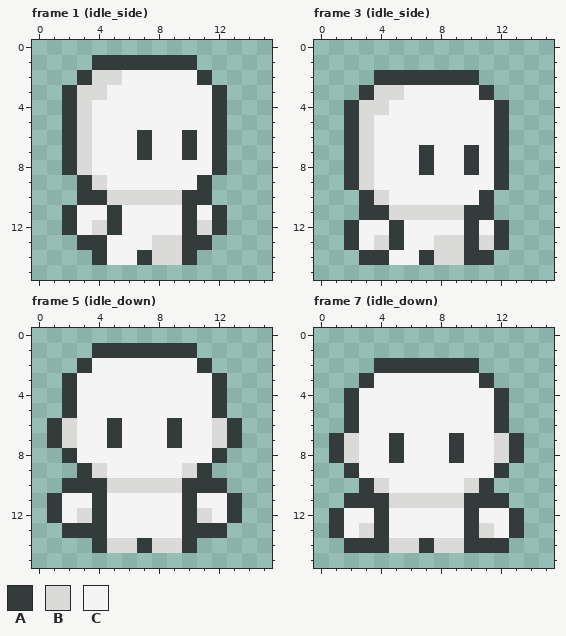
Pixel-art file: src/main/resources/sprites/entities/player.aseprite. The picture above was drawn from the file before the commit.
16x16 pixels, 60 frames. Shown: frame 1 (idle_side), frame 3 (idle_side), frame 5 (idle_down), frame 7 (idle_down). The commit also changed other frames, which this record leaves out.
Palette (. is transparent): A #333c3a  B #dadad8  C #f4f4f4
And afterwards:
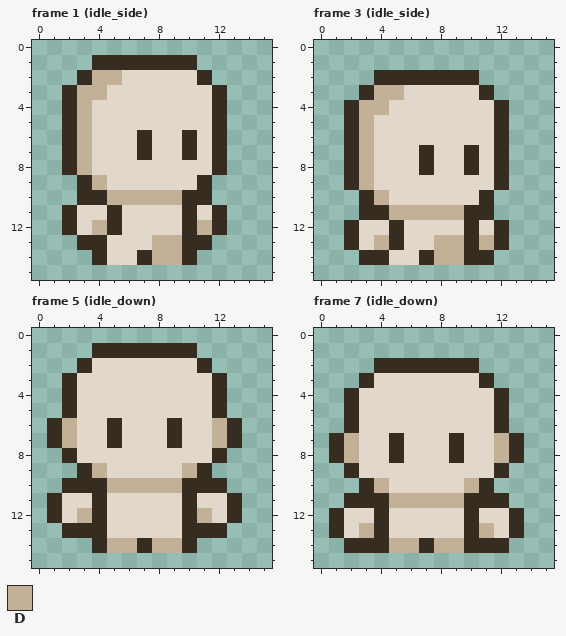
Colours new in this view: D #c3b197
The exact change:
Colour A changes from #333c3a to #362c20.
Colour C changes from #f4f4f4 to #e1d8cb.
Frame 1 (idle_side), layers "hand", "body", "hand 2":
Colour D replaces colour B in row 2 at x 4 to 5; in row 3 at x 3 to 4; in rows 4 to 8 at x 3; in row 9 at x 4; in row 10 at x 5 to 9; in row 12 at x 4 and 11.
Colour D replaces colour B in rows 13 to 14 at x 8 to 9.
Frame 3 (idle_side), layers "hand", "body", "hand 2":
Colour D replaces colour B in row 3 at x 4 to 5; in row 4 at x 3 to 4; in rows 5 to 9 at x 3; in row 10 at x 4; in row 11 at x 5 to 9; in row 13 at x 4, 8 to 9 and 11.
Colour D replaces colour B in row 14 at x 8 to 9.
Frame 5 (idle_down), layers "hand", "body":
Colour D replaces colour B in rows 6 to 7 at x 2 and 12; in row 9 at x 4 and 10; in row 10 at x 5 to 9; in row 12 at x 3 and 11; in row 14 at x 5 to 6 and 8 to 9.
Frame 7 (idle_down), layers "hand", "body":
Colour D replaces colour B in rows 7 to 8 at x 2 and 12; in row 10 at x 4 and 10; in row 11 at x 5 to 9; in row 13 at x 3 and 11; in row 14 at x 5 to 6 and 8 to 9.
Changed places in both pictures, as pixel boxes (x1, y1, x2, y2):
changed: (62, 55, 227, 265)
changed: (344, 70, 509, 265)
changed: (47, 343, 242, 553)
changed: (329, 358, 524, 553)
